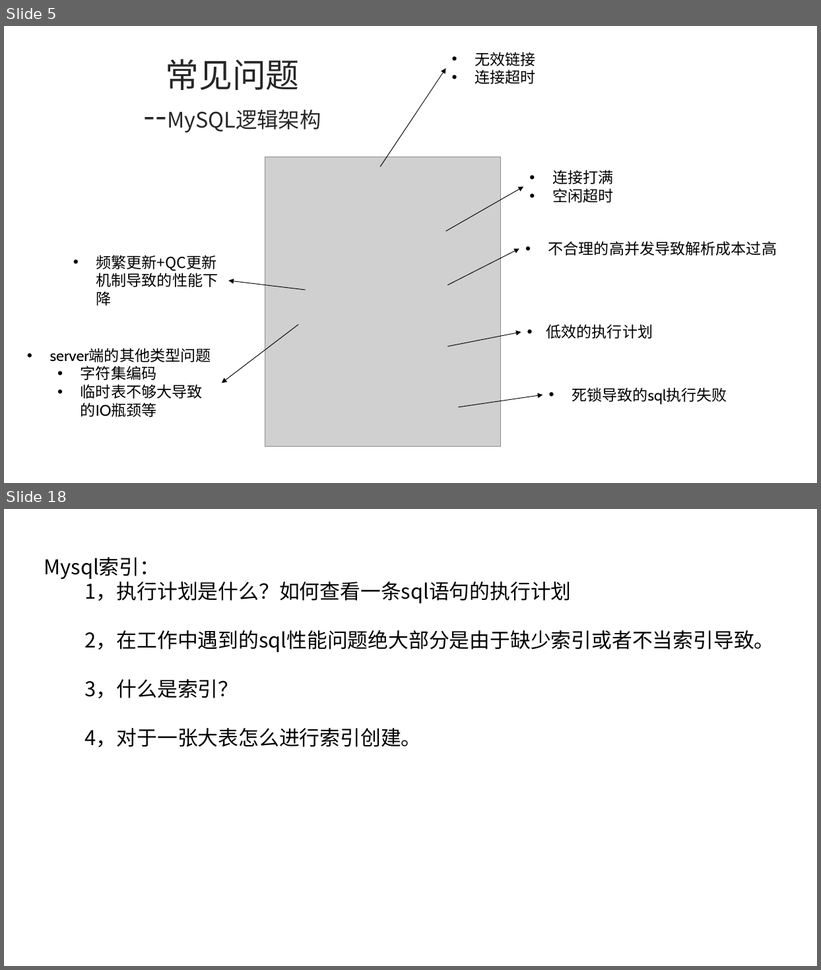
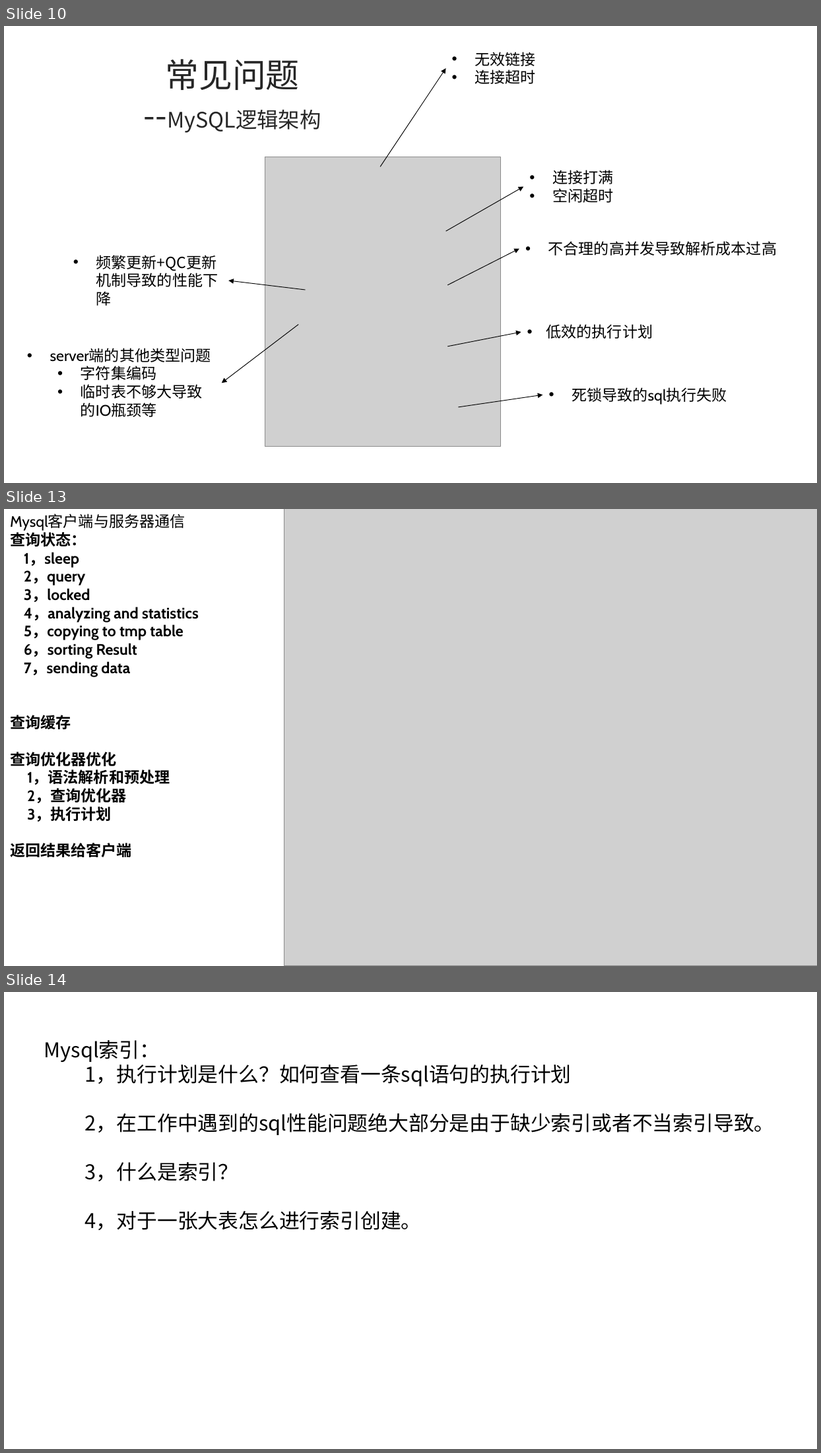
Before and after one commit to ronghuaihai/sharefiles, a slide deck: 数据库演示.pptx. Shown one above the other, each under a label of ours: slides 5 and 18 before the commit, slides 10, 13 and 14 after it; the slides between them are not shown. The pictures are 821x970 and 821x1453 pixels, drawn with LibreOffice and Linux fonts; fonts in the diff are those of the drawing; grey boxes stand for pictures; background and template pictures are left out. Boxes give left, top, right and bottom in pixels: in the first picture for what was removed or moved away, otherwise in the second. Text is boxed around its words. In the diff, an @@ line names an element or a change of style, - is before the commit and + after.

```diff
--- a/数据库演示.pptx
+++ b/数据库演示.pptx
@@ slide 13 added at (4,509,817,966), background picture (left out) @@
@@ text added at (10,514,199,857), 18 pt, text #000000, bold @@
+Mysql客户端与服务器通信
+查询状态：
+1，sleep
+2，query
+3，locked
+4，analyzing and statistics
+5，copying to tmp table
+6，sorting Result
+7，sending data
+查询缓存
+查询优化器优化
+1，语法解析和预处理
+2，查询优化器
+3，执行计划
+返回结果给客户端
@@ picture added at (284,509,817,966) @@
@@ what was slide 5 is now slide 10 @@
@@ what was slide 18 is now slide 14 @@
```
Also in this commit, not shown: 15 slides changed, 7 other slides added, 2 slides removed, 3 other files.
